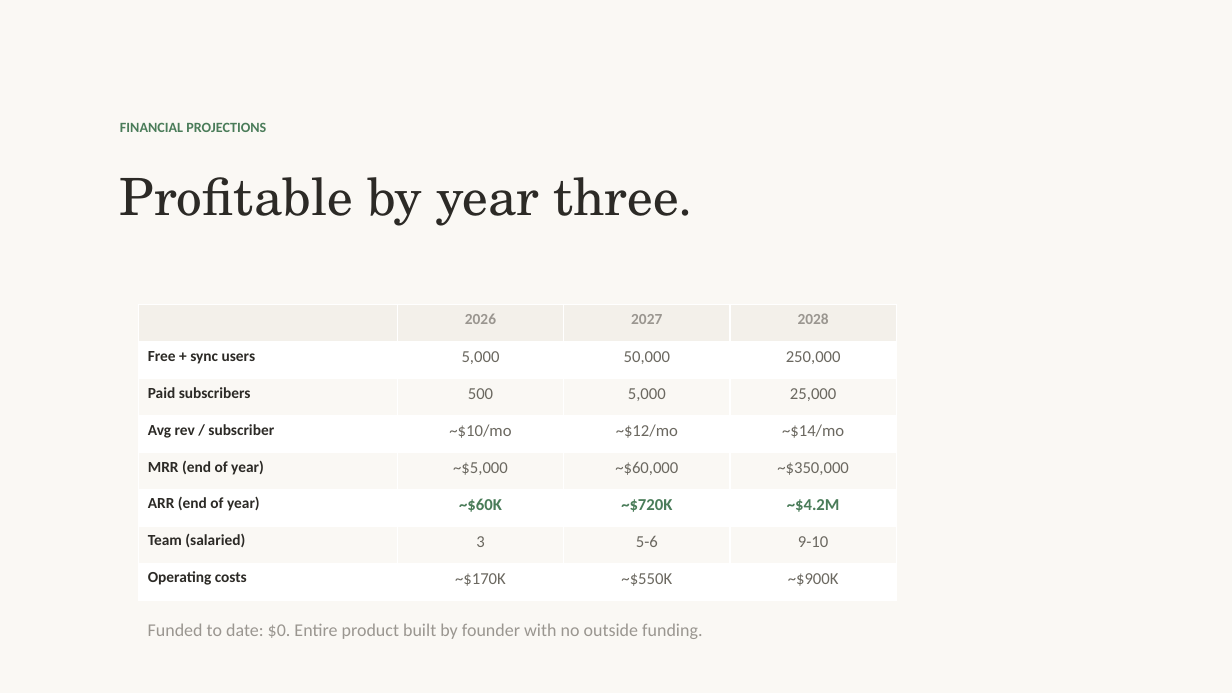
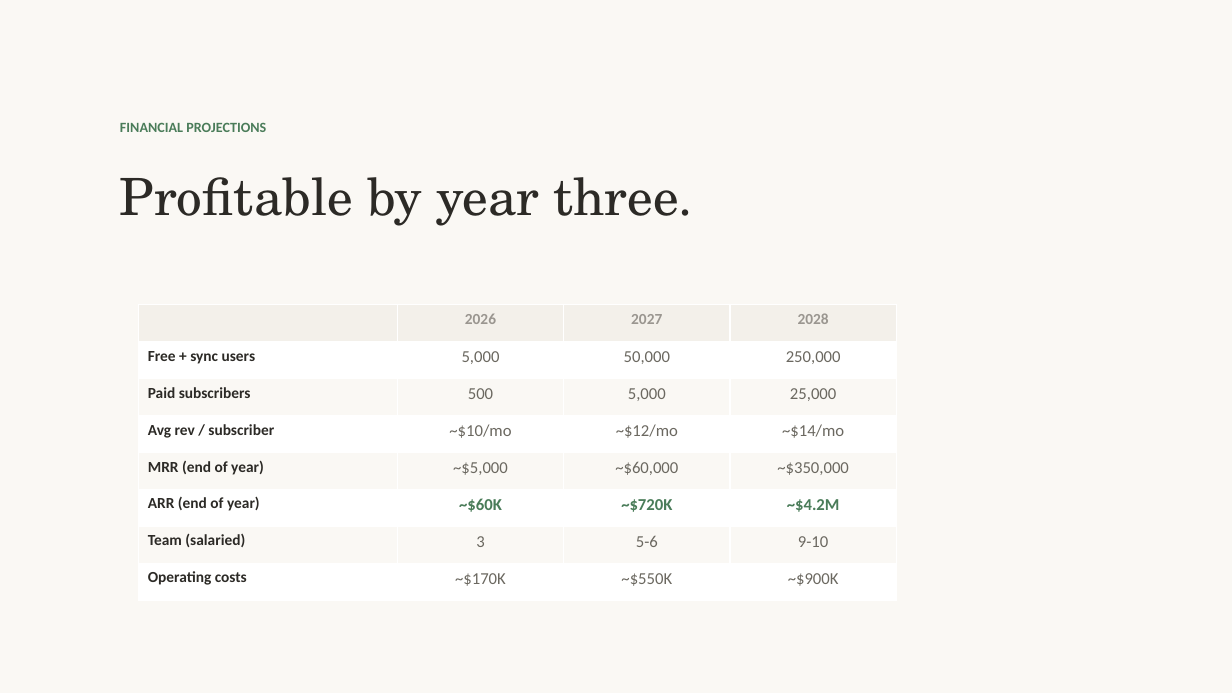
Before and after one commit to OpenParachutePBC/parachute-computer, a slide deck: slide 7 of nvc-pitch-deck.pptx (slide 10 before the commit). Drawn at 1232x693 pixels with LibreOffice and Linux fonts; fonts in the diff are those of the drawing. Boxes give left, top, right and bottom in pixels: in the first picture for what was removed or moved away, otherwise in the second. Text is boxed around its words. In the diff, an @@ line names an element or a change of style, - is before the commit and + after.

```diff
--- a/nvc-pitch-deck.pptx
+++ b/nvc-pitch-deck.pptx
@@ text removed at bbox=[148, 623, 702, 639] @@
-Funded to date: $0. Entire product built by founder with no outside funding.
```
Also in this commit, not shown: 5 other slides changed, 2 slides removed, 2 other files.
